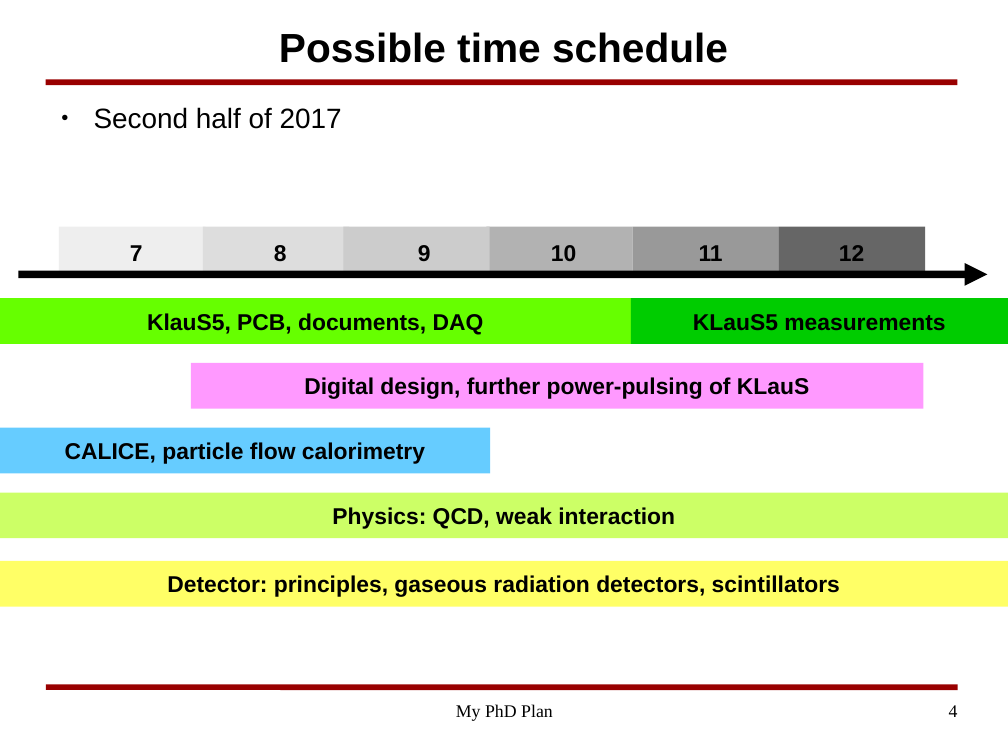
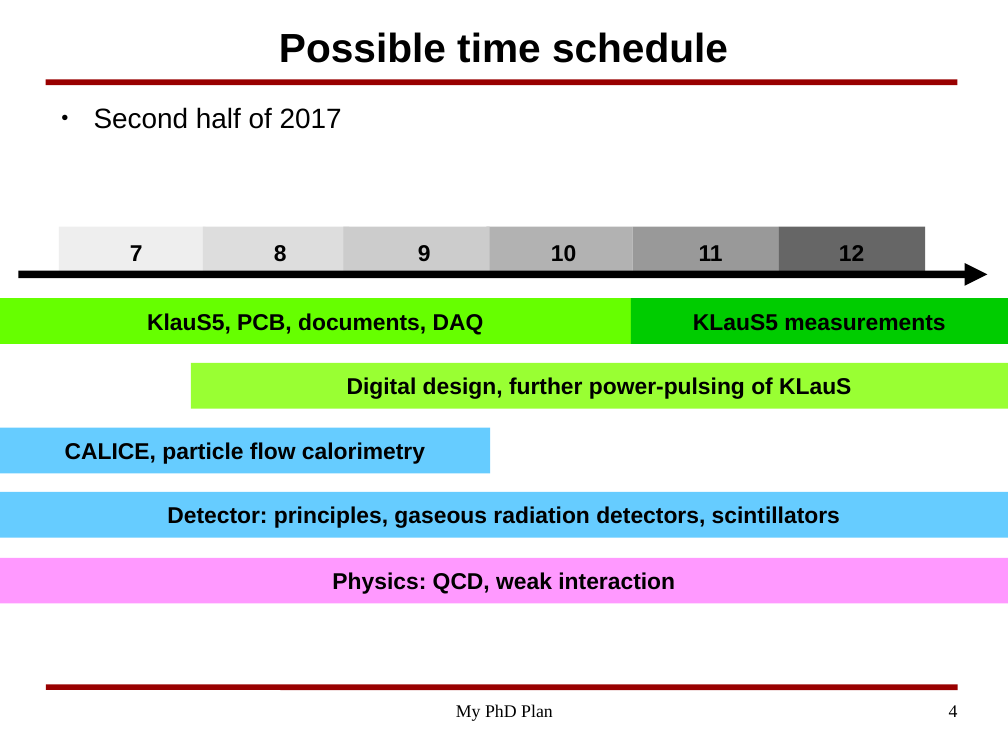
Before and after one commit to yuanzx10/Study, a slide deck: slide 4 of Timelines/PhD_Plan_Zhenxiong.odp. Drawn at 1008x756 pixels with LibreOffice and Linux fonts; fonts in the diff are those of the drawing; background and template pictures are left out. Boxes give left, top, right and bottom in pixels: in the first picture for what was removed or moved away, otherwise in the second. Text is boxed around its words. In the diff, an @@ line names an element or a change of style, - is before the commit and + after.

```diff
--- a/Timelines/PhD_Plan_Zhenxiong.odp
+++ b/Timelines/PhD_Plan_Zhenxiong.odp
@@ rectangle "Digital design, further power-pulsing of ...": place and size @@
-rectangle "Digital design, further power-pulsing of ..." at <box>191,363,924,409</box>
+rectangle "Digital design, further power-pulsing of ..." at <box>191,363,1008,409</box>
@@ rectangle "Digital design, further power-pulsing of ..." at <box>191,363,1008,409</box>: fill #FF99FF to #99FF33 @@
@@ rectangle "Detector: principles, gaseous radiation detectors, ...": place and size @@
-rectangle "Detector: principles, gaseous radiation detectors, ..." at <box>0,561,1008,606</box>
+rectangle "Detector: principles, gaseous radiation detectors, ..." at <box>0,492,1008,538</box>
@@ rectangle "Detector: principles, gaseous radiation detectors, ..." at <box>0,492,1008,538</box>: fill #FFFF66 to #66CCFF @@
@@ rectangle "Physics: QCD, weak interaction": place and size @@
-rectangle "Physics: QCD, weak interaction" at <box>0,493,1008,539</box>
+rectangle "Physics: QCD, weak interaction" at <box>0,558,1008,604</box>
@@ rectangle "Physics: QCD, weak interaction" at <box>0,558,1008,604</box>: fill #CCFF66 to #FF99FF @@
```
Also in this commit, not shown: 1 other slide changed, 3 other files.
